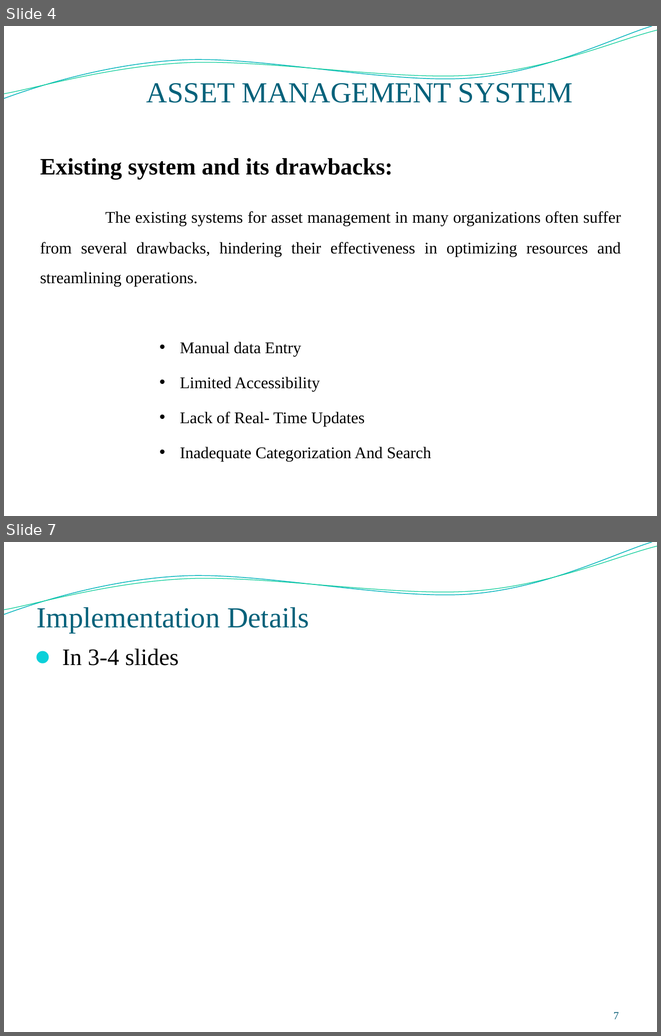
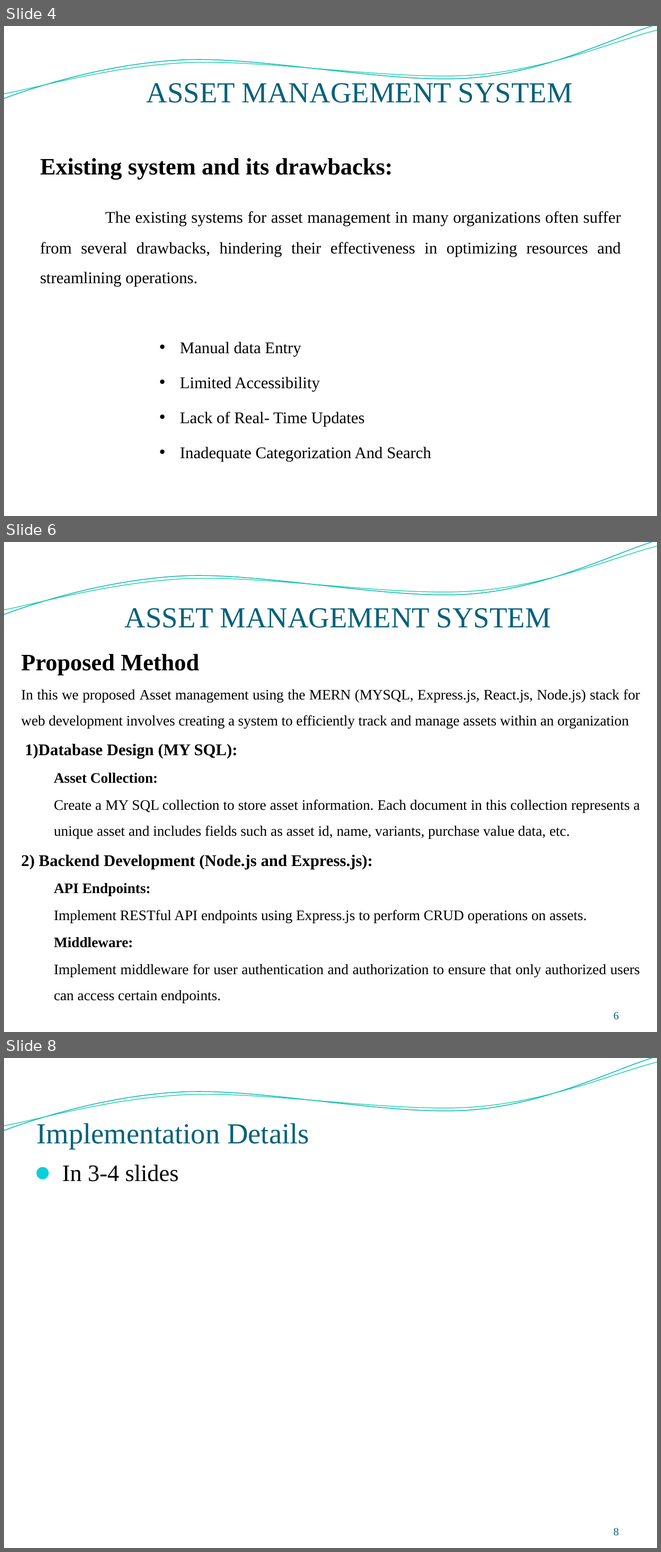
Before and after one commit to surya0811/Assetmanagement1, a slide deck: reports/ppt final.pptx. Shown one above the other, each under a label of ours: slides 4 and 7 before the commit, slides 4, 6 and 8 after it; the slides between them are not shown. The pictures are 661x1036 and 661x1552 pixels, drawn with LibreOffice and Linux fonts; fonts in the diff are those of the drawing; background and template pictures are left out. Boxes give left, top, right and bottom in pixels: in the first picture for what was removed or moved away, otherwise in the second. Text is boxed around its words. In the diff, an @@ line names an element or a change of style, - is before the commit and + after.

```diff
--- a/reports/ppt final.pptx
+++ b/reports/ppt final.pptx
@@ slide 6 added at <box>4,542,657,1032</box>, background picture (left out); not listed: 2 template elements that a slide beside it also shows @@
@@ title added at <box>125,608,551,628</box>, 32 pt, text #04617A @@
+ASSET MANAGEMENT SYSTEM
@@ text added at <box>21,654,640,1003</box>, 16 pt, text #000000 @@
+Proposed Method
+In this we proposed Asset management using the MERN (MYSQL, Express.js, React.js, Node.js) stack for web development involves creating a system to efficiently track and manage assets within an organization
+1)Database Design (MY SQL):
+  Asset Collection:
+  Create a MY SQL collection to store asset information. Each document in this collection represents a unique asset and includes fields such as asset id, name, variants, purchase value data, etc.
+2) Backend Development (Node.js and Express.js):
+  API Endpoints:
+  Implement RESTful API endpoints using Express.js to perform CRUD operations on assets.
+  Middleware:
+  Implement middleware for user authentication and authorization to ensure that only authorized users can access certain endpoints.
@@ page number added at <box>614,1012,619,1020</box>, 12 pt, text #045C75 @@
+6
@@ what was slide 7 is now slide 8 @@
@@ page number at <box>614,1528,619,1536</box>: text changed @@
-7
+8
```
Also in this commit, not shown: 1 slide changed, 1 other slide added, 1 slide removed, 12 other files.
